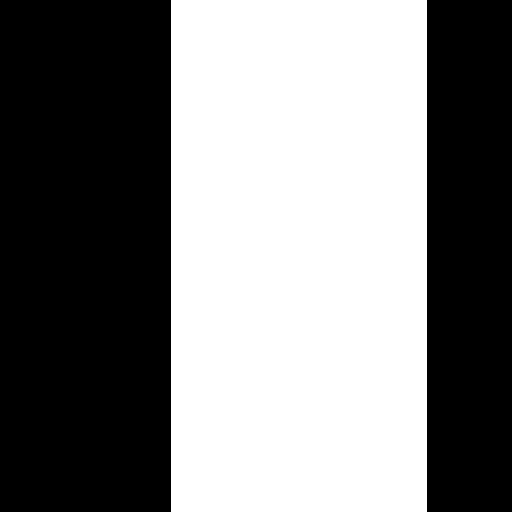
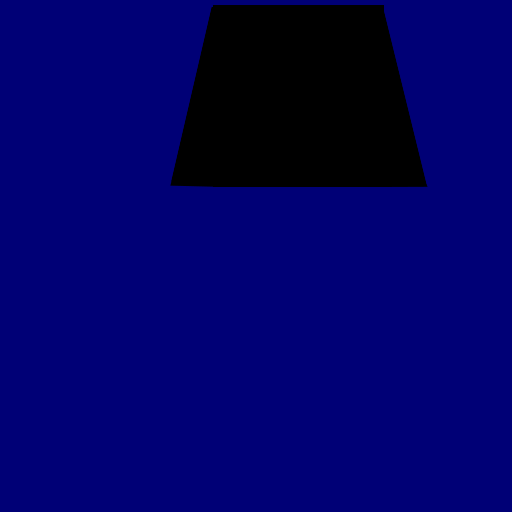
Two versions of the same layered image (512 × 512). Layer-by-layer changes:
added layer "Window" above "Background" over [170, 5, 428, 187]
painted on "Background" over [0, 0, 512, 512]
